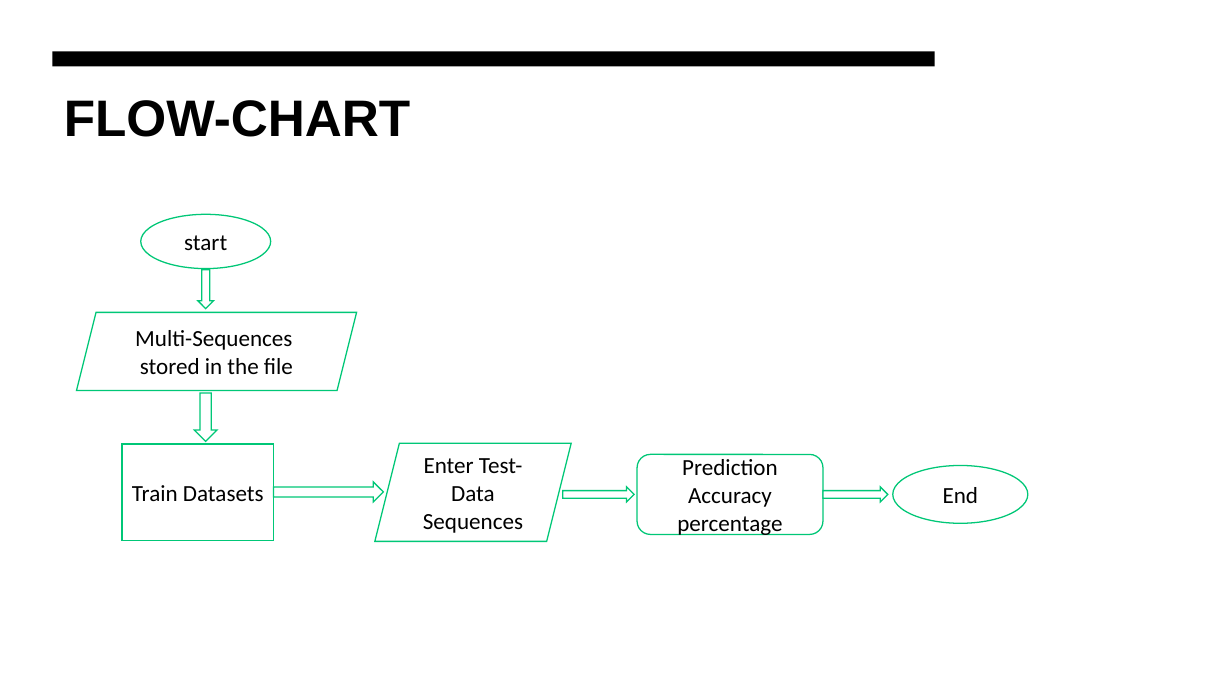
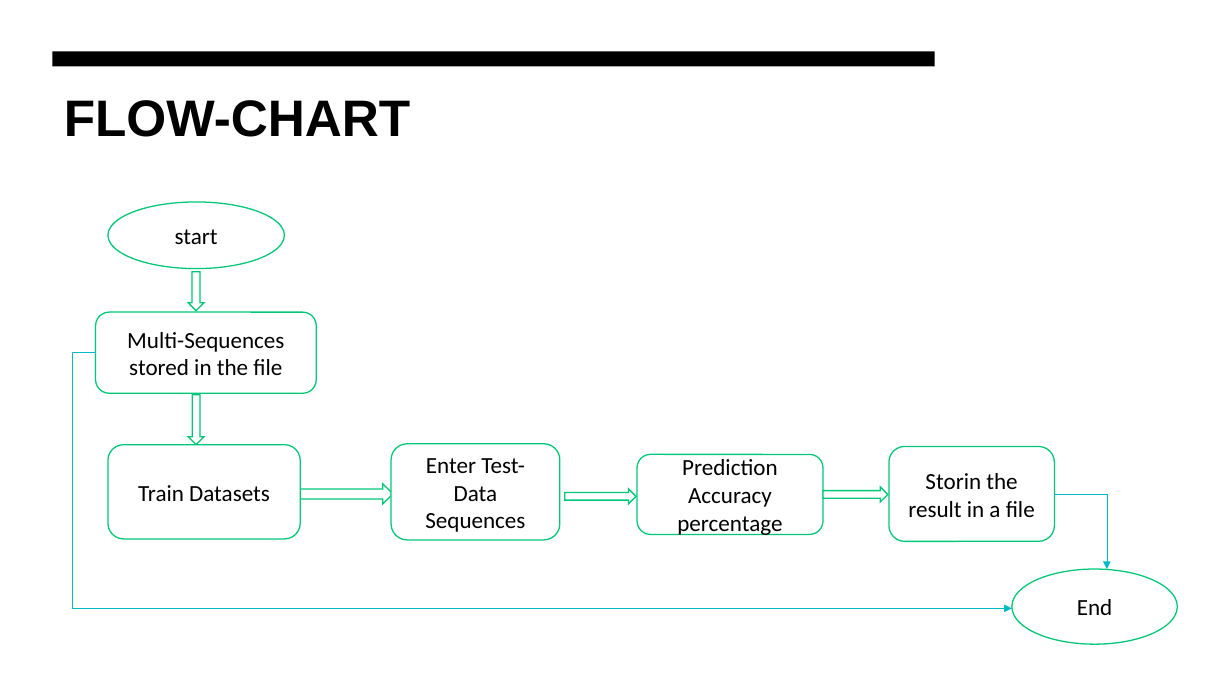
Before and after one commit to faizmohammedkhan7/neocortexapi, a slide deck: slide 8 of source/MySEProject/Documentation/ML-22-23-15 Approve Prediction of Multisequence Learning .pptx. Drawn at 1232x693 pixels with LibreOffice and Linux fonts; fonts in the diff are those of the drawing. Boxes give left, top, right and bottom in pixels: in the first picture for what was removed or moved away, otherwise in the second. Text is boxed around its words. In the diff, an @@ line names an element or a change of style, - is before the commit and + after.

```diff
--- a/source/MySEProject/Documentation/ML-22-23-15 Approve Prediction of Multisequence Learning .pptx
+++ b/source/MySEProject/Documentation/ML-22-23-15 Approve Prediction of Multisequence Learning .pptx
@@ ellipse "start": place and size @@
-ellipse "start" at <box>140,214,271,269</box>
+ellipse "start" at <box>108,202,285,269</box>
@@ down arrow: place and size @@
-down arrow at <box>198,270,213,309</box>
+down arrow at <box>189,272,204,311</box>
@@ rounded rectangle "Multi-Sequences stored in the file" at <box>95,312,316,394</box>: parallelogram to rounded rectangle @@
@@ rounded rectangle "Multi-Sequences stored in the file": place and size @@
-rounded rectangle "Multi-Sequences stored in the file" at <box>77,312,357,391</box>
+rounded rectangle "Multi-Sequences stored in the file" at <box>95,312,316,394</box>
@@ elbow arrow added from (95, 353) to (1012, 608), #00BAC8 0.5 pt @@
@@ down arrow: place and size @@
-down arrow at <box>194,393,216,441</box>
+down arrow at <box>189,395,204,445</box>
@@ rounded rectangle "Train Datasets": place and size @@
-rounded rectangle "Train Datasets" at <box>122,444,274,541</box>
+rounded rectangle "Train Datasets" at <box>108,445,300,539</box>
@@ rounded rectangle "Train Datasets" at <box>108,445,300,539</box>: rectangle to rounded rectangle @@
@@ rounded rectangle "Enter Test-Data Sequences": place and size @@
-rounded rectangle "Enter Test-Data Sequences" at <box>375,444,571,542</box>
+rounded rectangle "Enter Test-Data Sequences" at <box>391,444,560,540</box>
@@ rounded rectangle "Enter Test-Data Sequences" at <box>391,444,560,540</box>: parallelogram to rounded rectangle @@
@@ rounded rectangle added at <box>889,446,1055,542</box>, fill #FFFFFF, outline #00C777 1 pt, 18 pt, text #000000 @@
+Storin the result in a file
@@ text in rounded rectangle at <box>425,458,525,532</box>: spaces changed @@
-Enter Test- Data Sequences
+Enter Test-Data Sequences
@@ right arrow: place and size @@
-right arrow at <box>274,482,384,503</box>
+right arrow at <box>283,484,393,505</box>
@@ elbow arrow added from (1055, 494) to (1107, 569), #00BAC8 0.5 pt @@
@@ ellipse "End": place and size @@
-ellipse "End" at <box>893,466,1028,524</box>
+ellipse "End" at <box>1012,569,1177,644</box>
```
Also in this commit, not shown: 2 other slides changed, 1 other file.
